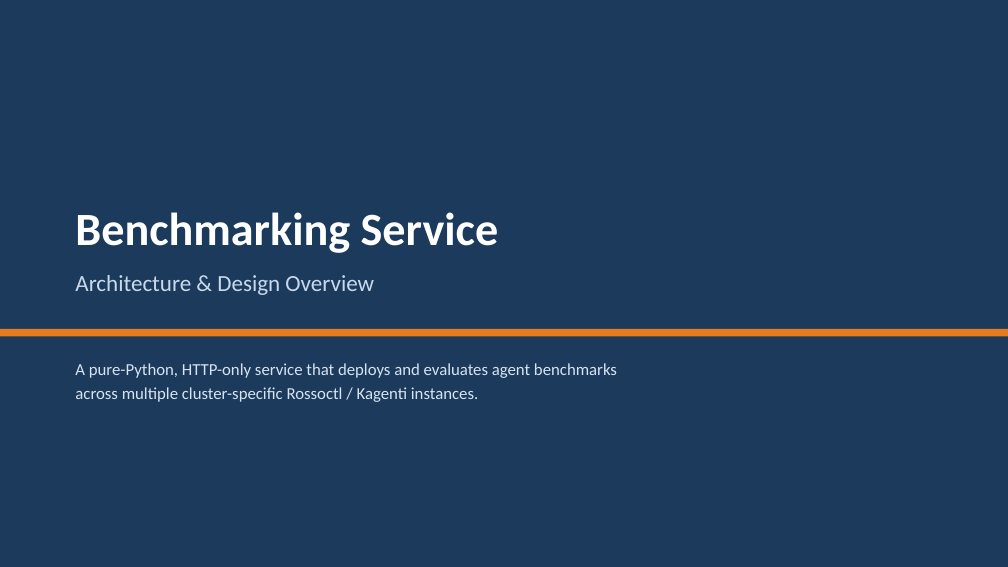
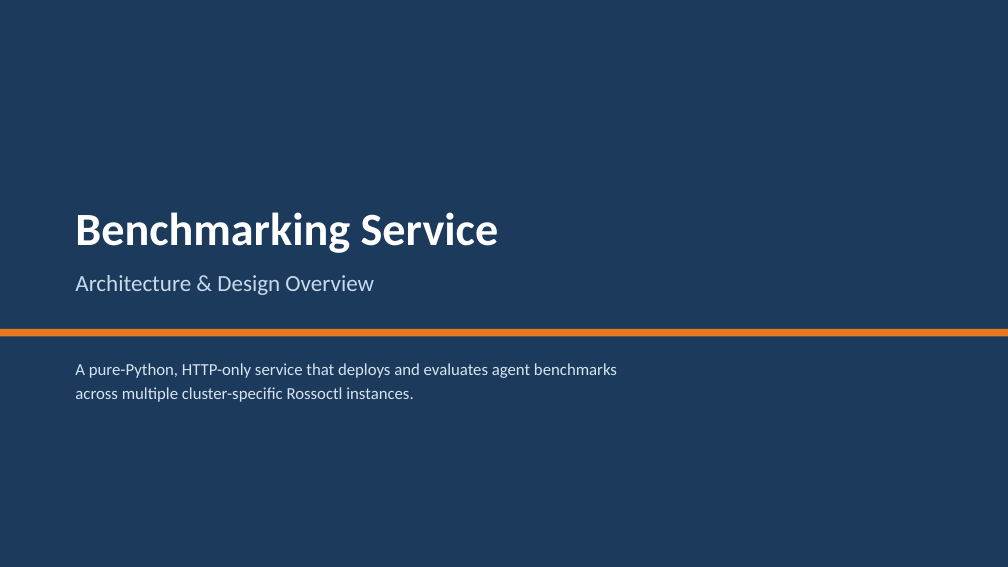
Before and after one commit to webchang/benchmarking, a slide deck: slide 1 of docs/BenchmarkingService.pptx. Drawn at 1008x567 pixels with LibreOffice and Linux fonts; fonts in the diff are those of the drawing. Boxes give left, top, right and bottom in pixels: in the first picture for what was removed or moved away, otherwise in the second. Text is boxed around its words. In the diff, an @@ line names an element or a change of style, - is before the commit and + after.

```diff
--- a/docs/BenchmarkingService.pptx
+++ b/docs/BenchmarkingService.pptx
@@ text at [75,387,413,402]: text changed @@
-across multiple cluster-specific Rossoctl / Kagenti instances.
+across multiple cluster-specific Rossoctl instances.
```
Also in this commit, not shown: 4 other slides changed, 2 other files.
